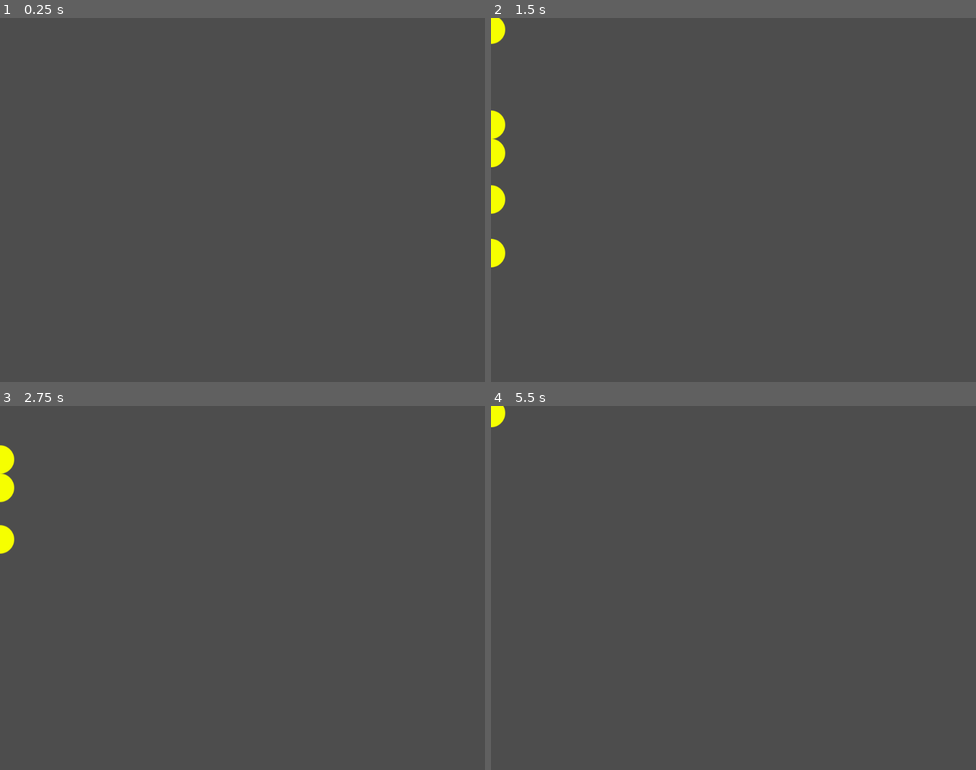
Above: before the commit, frames 1-4 (two rows, left to right).
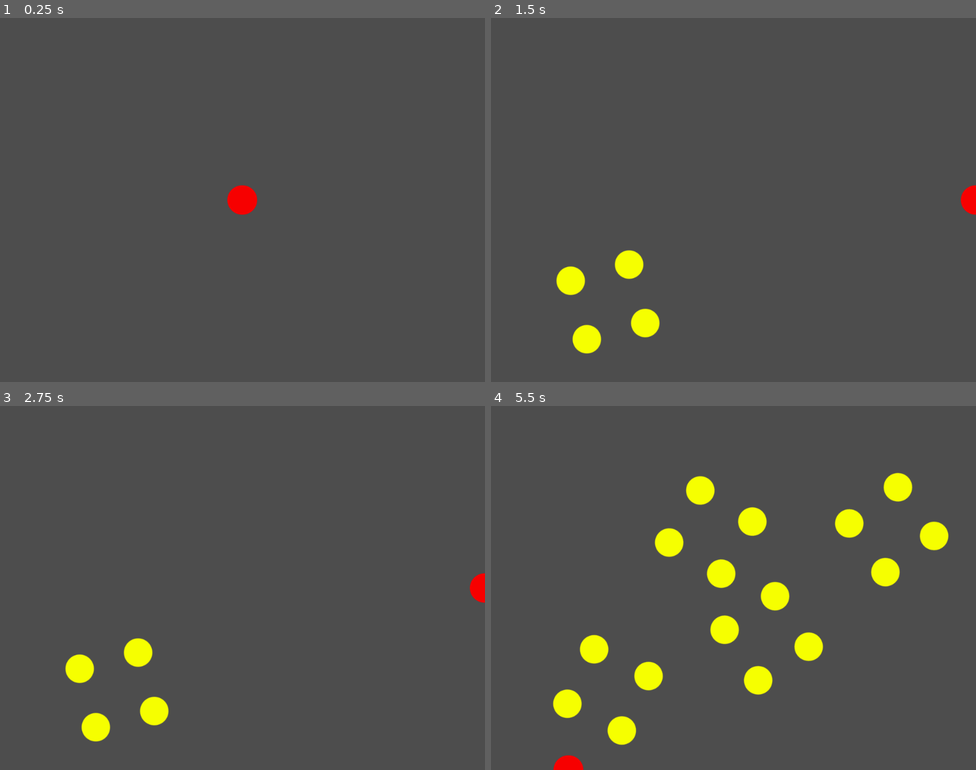
Above: after the commit, the same moments.

Repository: foobarmeow/bullet-godot
Game: Godot game, scene res://scenes/main/main.tscn
The game is run twice, just before and just after one commit, with the same random seed, the same clock (stepped at 60 frames per second) and the same inputs. Before the commit the project starts from res://main.tscn.
Inputs (mouse positions are in pixels of both pictures, inside the frame that each line leads up to):
- Up to frame 1 (0.25 s): no input
- Up to frame 2 (1.5 s): tap Enter at 0.5 s; move the mouse to (840, 181) at 0.52 s; hold D (move_right) 0.53-1.25 s; hold Space (spawn) 0.53-1.25 s; click (840, 181) at 0.67 s; drag from (636, 218) to (709, 272) at 1.27 s
- Up to frame 3 (2.75 s): move the mouse to (291, 507) at 2.02 s; hold D (move_right) from 2.03 s (still down); hold Space (spawn) from 2.03 s (still down); tap J at 2.1 s
- Up to frame 4 (5.5 s): release D (move_right) at 2.75 s; release Space (spawn) at 2.75 s; drag from (709, 660) to (588, 533) at 2.77 s; move the mouse to (879, 642) at 3.52 s; hold A (move_left) 3.53-4.25 s; hold Enter 3.53-4.25 s; tap Space (spawn) at 3.8, 5.3 s; drag from (588, 533) to (660, 497) at 4.27 s; move the mouse to (757, 588) at 5.02 s; hold S (move_down) from 5.03 s (still down); hold Ctrl from 5.03 s (still down); click (757, 588) at 5.17 s

The runs differ from the first frame. In frame 1, 0.4% of the frame differs, in the area x 46-53%, y 46-54%; in frame 2, 2.6%; in frame 3, 2.3%; in frame 4, 6.4%, in the area x 0-95%, y 0-100%.

Commit message:
more wip

Diff:
--- a/main.tscn
+++ /dev/null
@@ -1,8 +0,0 @@
-[gd_scene load_steps=3 format=3 uid="uid://bh0f0wn1i2odl"]
-
-[ext_resource type="Script" path="res://Main.gd" id="1_emcnp"]
-[ext_resource type="PackedScene" uid="uid://clpbah7q1kpfh" path="res://mob_holder.tscn" id="2_4lak1"]
-
-[node name="Main" type="Node2D"]
-script = ExtResource("1_emcnp")
-mob_holder = ExtResource("2_4lak1")
--- a/mob.tscn
+++ /dev/null
@@ -1,18 +0,0 @@
-[gd_scene load_steps=4 format=3 uid="uid://bkkagv00um4t1"]
-
-[ext_resource type="Texture2D" uid="uid://byhl4lbmxeck0" path="res://art/enemy.png" id="1_s118t"]
-[ext_resource type="Script" path="res://mob.gd" id="1_wqpf1"]
-
-[sub_resource type="CircleShape2D" id="CircleShape2D_pv5g0"]
-radius = 30.0167
-
-[node name="Mob" type="RigidBody2D"]
-gravity_scale = 0.0
-script = ExtResource("1_wqpf1")
-metadata/_edit_group_ = true
-
-[node name="Sprite2D" type="Sprite2D" parent="."]
-texture = ExtResource("1_s118t")
-
-[node name="CollisionShape2D" type="CollisionShape2D" parent="."]
-shape = SubResource("CircleShape2D_pv5g0")
--- a/mob_holder.gd
+++ /dev/null
@@ -1,34 +0,0 @@
-extends Node2D
-
-@export var mob_scene: PackedScene
-
-func start(type: String):
-	match type:
-		"circle":
-			spawn_circle(1)
-
-
-func spawn_circle(n: int):
-
-	# Find our center point, randomly
-	var viewport = get_viewport_rect().size
-	var center = Vector2(
-		randi_range(0, viewport.x),
-		randi_range(0, viewport.y),
-	)
-
-	for i in n:
-		var pos = center
-		pos.x += 10
-
-		var mob = mob_scene.instantiate()
-		mob.position = pos
-		mob.visible = true
-
-# Called when the node enters the scene tree for the first time.
-func _ready():
-	pass
-
-# Called every frame. 'delta' is the elapsed time since the previous frame.
-func _process(delta):
-	pass
--- a/mob_holder.tscn
+++ /dev/null
@@ -1,20 +0,0 @@
-[gd_scene load_steps=5 format=3 uid="uid://clpbah7q1kpfh"]
-
-[ext_resource type="Texture2D" uid="uid://byhl4lbmxeck0" path="res://art/enemy.png" id="1_kqb4q"]
-[ext_resource type="Script" path="res://mob_holder.gd" id="1_scuyr"]
-[ext_resource type="PackedScene" uid="uid://bkkagv00um4t1" path="res://mob.tscn" id="2_3v8y5"]
-
-[sub_resource type="CircleShape2D" id="CircleShape2D_yvn0t"]
-radius = 30.0167
-
-[node name="MobHolder" type="Node2D"]
-script = ExtResource("1_scuyr")
-mob_scene = ExtResource("2_3v8y5")
-
-[node name="RigidBody2D" type="RigidBody2D" parent="."]
-
-[node name="Sprite2D" type="Sprite2D" parent="RigidBody2D"]
-texture = ExtResource("1_kqb4q")
-
-[node name="CollisionShape2D" type="CollisionShape2D" parent="RigidBody2D"]
-shape = SubResource("CircleShape2D_yvn0t")
--- a/project.godot
+++ b/project.godot
@@ -11,7 +11,7 @@
 [application]
 
 config/name="BulletGodot"
-run/main_scene="res://main.tscn"
+run/main_scene="res://scenes/main/main.tscn"
 config/features=PackedStringArray("4.1", "Forward Plus")
 
 [display]
--- a/Main.gd
+++ b/scenes/main/Main.gd
@@ -1,6 +1,6 @@
 extends Node2D
 
-@export var mob_holder: PackedScene
+@export var mob_holder_scene: PackedScene
 
 
 # Called when the node enters the scene tree for the first time.
@@ -13,7 +13,7 @@
 	pass
 
 func _unhandled_input(event):
-	if Input.is_action_pressed("spawn"):
-		var mob = mob_holder.instantiate()
-		add_child(mob)
-		mob.start("circle")
+	if Input.is_action_just_released("spawn"):
+		var mob_holder = mob_holder_scene.instantiate()
+		add_child(mob_holder)
+		mob_holder.start("circle", $Player)
--- /dev/null
+++ b/scenes/main/main.tscn
@@ -0,0 +1,11 @@
+[gd_scene load_steps=4 format=3 uid="uid://bh0f0wn1i2odl"]
+
+[ext_resource type="Script" path="res://scenes/main/Main.gd" id="1_ndwyi"]
+[ext_resource type="PackedScene" uid="uid://clpbah7q1kpfh" path="res://scenes/mob_holder/mob_holder.tscn" id="2_o7rgn"]
+[ext_resource type="PackedScene" uid="uid://b1sqn6oxm0d6m" path="res://scenes/player/player.tscn" id="3_36ncr"]
+
+[node name="Main" type="Node2D"]
+script = ExtResource("1_ndwyi")
+mob_holder_scene = ExtResource("2_o7rgn")
+
+[node name="Player" parent="." instance=ExtResource("3_36ncr")]
--- a/mob.gd
+++ b/scenes/mob/mob.gd
@@ -1,11 +1,10 @@
-extends RigidBody2D
+extends Area2D
+
 
 # Called when the node enters the scene tree for the first time.
 func _ready():
-	# set as invisible to start
-	visible = false
-	gravity_scale = 0
-	print("FUCK")
+	pass # Replace with function body.
+
 
 # Called every frame. 'delta' is the elapsed time since the previous frame.
 func _process(delta):
--- /dev/null
+++ b/scenes/mob/mob.tscn
@@ -0,0 +1,17 @@
+[gd_scene load_steps=4 format=3 uid="uid://btiwg5djjyl0p"]
+
+[ext_resource type="Script" path="res://scenes/mob/mob.gd" id="1_rk35v"]
+[ext_resource type="Texture2D" uid="uid://byhl4lbmxeck0" path="res://art/enemy.png" id="1_s118t"]
+
+[sub_resource type="CircleShape2D" id="CircleShape2D_hq22o"]
+radius = 31.0644
+
+[node name="Mob" type="Area2D"]
+script = ExtResource("1_rk35v")
+metadata/_edit_group_ = true
+
+[node name="Sprite2D" type="Sprite2D" parent="."]
+texture = ExtResource("1_s118t")
+
+[node name="CollisionShape2D" type="CollisionShape2D" parent="."]
+shape = SubResource("CircleShape2D_hq22o")
--- /dev/null
+++ b/scenes/mob_holder/mob_holder.gd
@@ -0,0 +1,51 @@
+extends Node2D
+
+@export var mob_scene: PackedScene
+
+var player: Area2D
+
+func start(type: String, p: Area2D):
+	player = p
+	match type:
+		"circle":
+			spawn_circle(1)
+
+
+func spawn_circle(n: int):
+	var mobForOffset = mob_scene.instantiate()
+	var offset = mobForOffset.get_node("Sprite2D").texture.get_width()
+
+	mobForOffset.queue_free()
+
+	# Find our center point, randomly
+	var viewport = get_viewport_rect().size
+	var center = Vector2(
+		randi_range(0+offset, viewport.x-offset),
+		randi_range(0+offset, viewport.y-offset),
+	)
+	position = center
+
+
+	# override n = 4 for now
+	n = 4
+	for i in n:
+		var mob = mob_scene.instantiate()
+		add_child(mob)
+		match i:
+			0:
+				mob.position = Vector2(offset, offset)
+			1:
+				mob.position = Vector2(-offset, offset)
+			2:
+				mob.position = Vector2(-offset,  -offset)
+			3:
+				mob.position = Vector2(offset, -offset)
+
+# Called when the node enters the scene tree for the first time.
+func _ready():
+	pass
+
+# Called every frame. 'delta' is the elapsed time since the previous frame.
+func _process(delta):
+	if player != null:
+		look_at(player.position)
--- /dev/null
+++ b/scenes/mob_holder/mob_holder.tscn
@@ -0,0 +1,9 @@
+[gd_scene load_steps=3 format=3 uid="uid://clpbah7q1kpfh"]
+
+[ext_resource type="Script" path="res://scenes/mob_holder/mob_holder.gd" id="1_2gmug"]
+[ext_resource type="PackedScene" uid="uid://btiwg5djjyl0p" path="res://scenes/mob/mob.tscn" id="2_3v8y5"]
+
+[node name="MobHolder" type="Node2D"]
+position = Vector2(248, 130)
+script = ExtResource("1_2gmug")
+mob_scene = ExtResource("2_3v8y5")
--- a/player.tscn
+++ b/scenes/player/player.tscn
@@ -1,6 +1,6 @@
 [gd_scene load_steps=4 format=3 uid="uid://b1sqn6oxm0d6m"]
 
-[ext_resource type="Script" path="res://Player.gd" id="1_0r62m"]
+[ext_resource type="Script" path="res://scenes/player/Player.gd" id="1_0r62m"]
 [ext_resource type="Texture2D" uid="uid://jhftm7n81ou3" path="res://art/bullet-player.png" id="2_q8iq8"]
 
 [sub_resource type="CircleShape2D" id="CircleShape2D_bw3fi"]
Renamed: Player.gd -> scenes/player/Player.gd
Not shown, added: scenes/mob_holder/mob9E33.tmp
Not shown, added: scenes/mob_holder/mobAC5B.tmp
Not shown, added: scenes/mob_holder/mobD894.tmp
